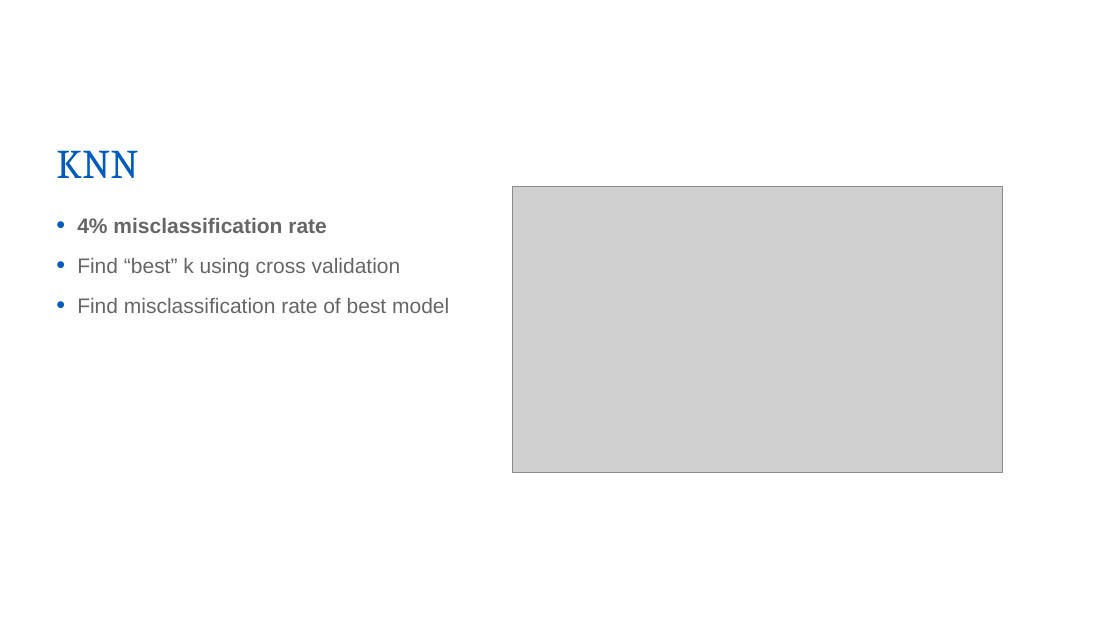
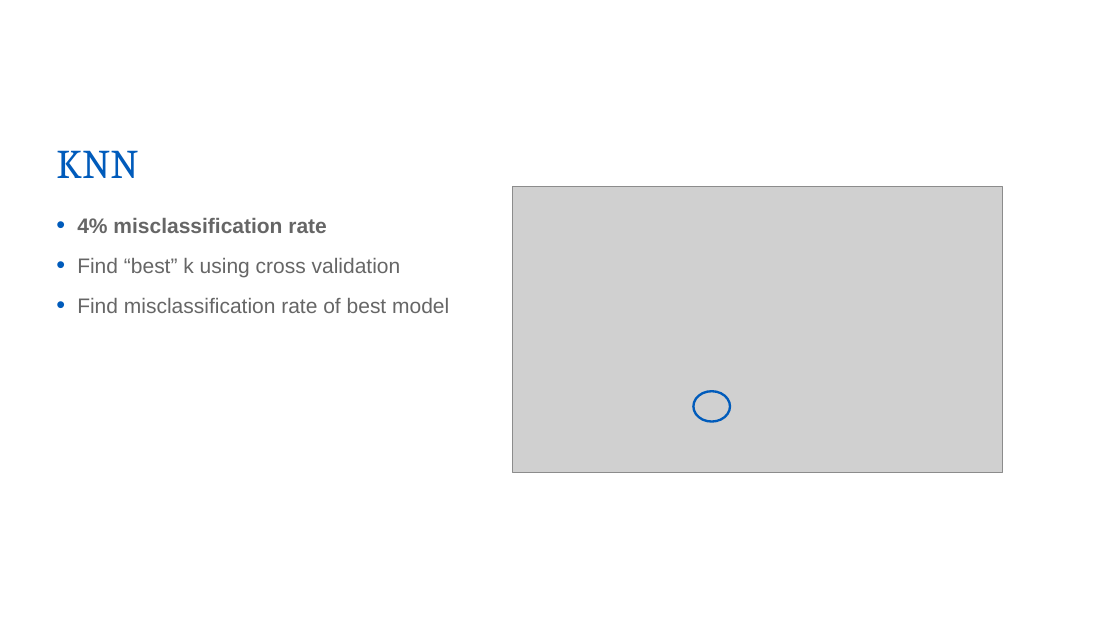
Before and after one commit to thanickcruz/buffalo_crime, a slide deck: slide 7 of EAS508-Presentation.pptx. Drawn at 1120x630 pixels with LibreOffice and Linux fonts; fonts in the diff are those of the drawing; grey boxes stand for pictures; background and template pictures are left out. Boxes give left, top, right and bottom in pixels: in the first picture for what was removed or moved away, otherwise in the second. Text is boxed around its words. In the diff, an @@ line names an element or a change of style, - is before the commit and + after.

Commit message:
update presentation

```diff
--- a/EAS508-Presentation.pptx
+++ b/EAS508-Presentation.pptx
@@ ellipse added at <box>693,392,730,422</box>, outline #005BBB 2 pt @@
```
Also in this commit, not shown: 1 other file.
